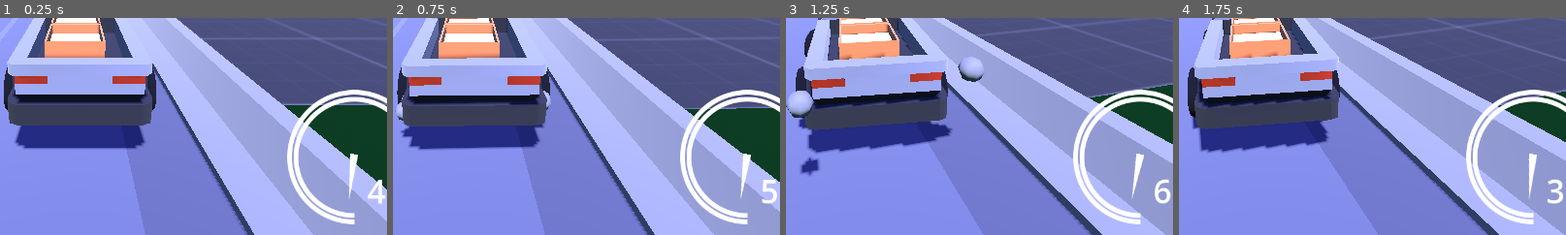
Above: before the commit, frames 1-4 (left to right).
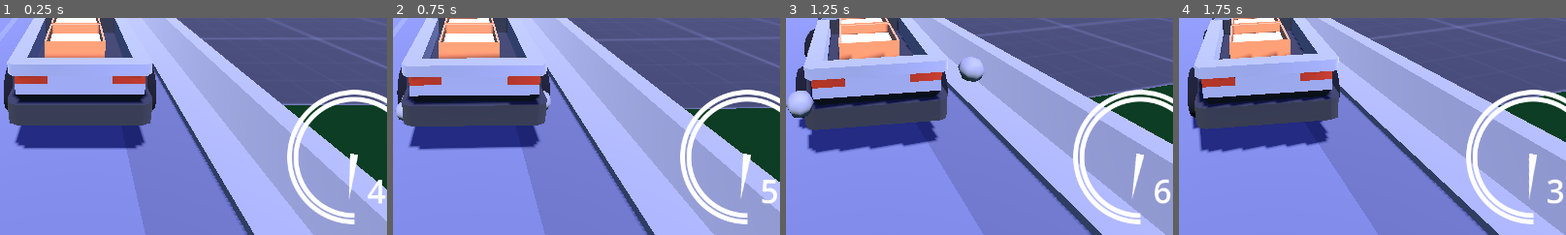
Above: after the commit, the same moments.

Repository: Yngwarr/tofu-delivery-game
Game: Godot game, scene res://scenes/Game.tscn
The game is run twice, just before and just after one commit, with the same random seed, the same clock (stepped at 60 frames per second) and the same inputs.
Inputs:
- Up to frame 1 (0.25 s): no input
- Up to frame 2 (0.75 s): hold D (steer_right) from 0.53 s (still down); tap W (throttle) at 0.6 s
- Up to frame 3 (1.25 s): keep holding D (steer_right)
- Up to frame 4 (1.75 s): release D (steer_right) at 1.28 s; hold S (brake) from 1.28 s (still down); tap W (throttle) at 1.35 s
The pictures show only the part of the screen within x 40-90%, y 50-100%; the shares and areas given below are measured in that part.

Frame 1 is identical in both runs. In frame 2, 0.2% of the frame differs, in the area x 2-40%, y 47-55%; in frame 3, 0.5%, in the area x 3-43%, y 35-73%; in frame 4, nothing differs.

Commit message:
removed shadow from smoke

Diff:
--- a/scenes/dust_particles.tscn
+++ b/scenes/dust_particles.tscn
@@ -18,6 +18,7 @@
 
 [node name="DustParticles" type="GPUParticles3D"]
 transparency = 0.8
+cast_shadow = 0
 amount = 20
 interpolate = false
 fract_delta = false
